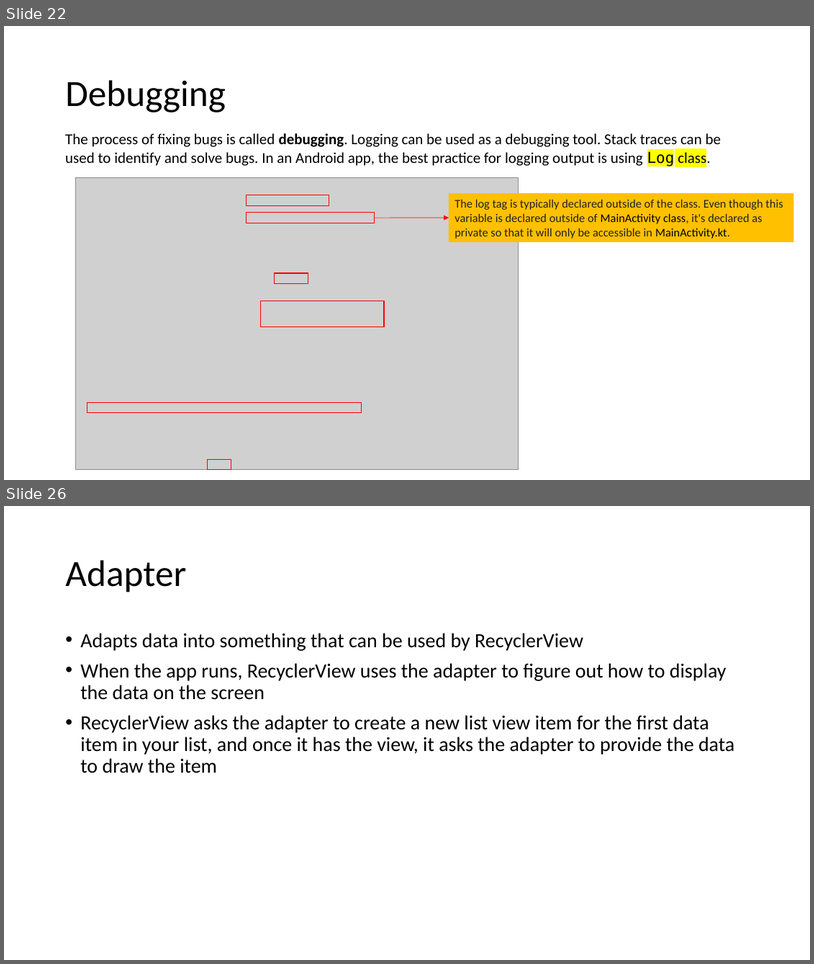
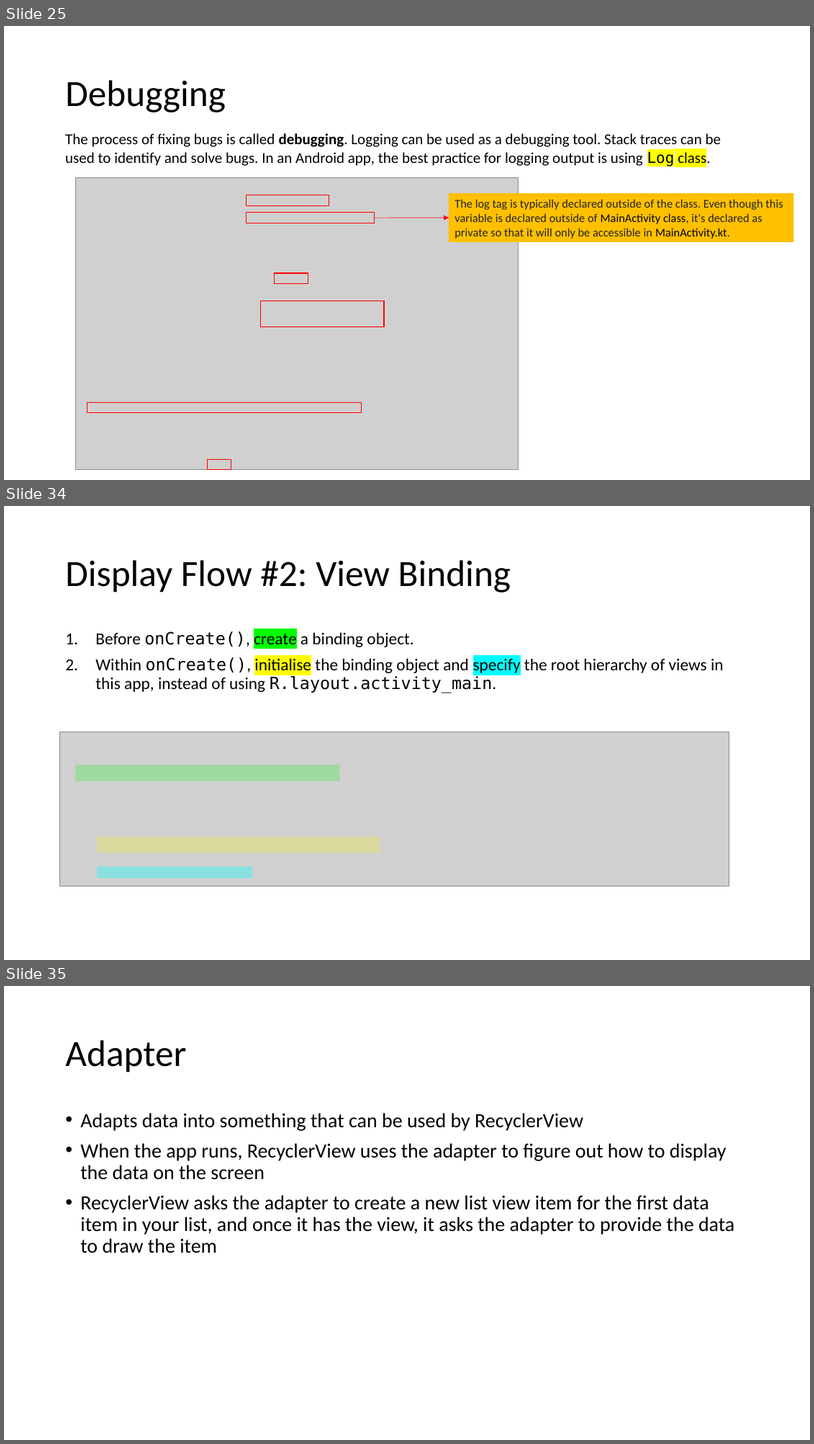
Before and after one commit to joellecorliss/Associate-Android-Developer, a slide deck: Android Basics in Kotlin.pptx. Shown one above the other, each under a label of ours: slides 22 and 26 before the commit, slides 25, 34 and 35 after it; the slides between them are not shown. The pictures are 814x964 and 814x1444 pixels, drawn with LibreOffice and Linux fonts; fonts in the diff are those of the drawing; grey boxes stand for pictures. Boxes give left, top, right and bottom in pixels: in the first picture for what was removed or moved away, otherwise in the second. Text is boxed around its words. In the diff, an @@ line names an element or a change of style, - is before the commit and + after.

```diff
--- a/Android Basics in Kotlin.pptx
+++ b/Android Basics in Kotlin.pptx
@@ slide 34 added at [4, 506, 810, 960], background #FFFFFF @@
@@ title added at [65, 560, 511, 592], 44 pt, text #000000 @@
+Display Flow #2: View Binding
@@ text added at [95, 631, 724, 692], 20 pt, text #000000 @@
+1. Before onCreate(), create a binding object.
+2. Within onCreate(), initialise the binding object and specify the root hierarchy of views in this app, instead of using R.layout.activity_main.
@@ picture added at [59, 731, 730, 886] @@
@@ rectangle added at [75, 765, 340, 781], fill #00FF00 at 23% opacity @@
@@ rectangle added at [97, 836, 380, 852], fill #FFFF00 at 23% opacity @@
@@ rectangle added at [97, 867, 252, 878], fill #00FFFF at 34% opacity @@
@@ what was slide 22 is now slide 25 @@
@@ what was slide 26 is now slide 35 @@
```
Also in this commit, not shown: 7 slides changed, 10 other slides added, 1 slide removed.
